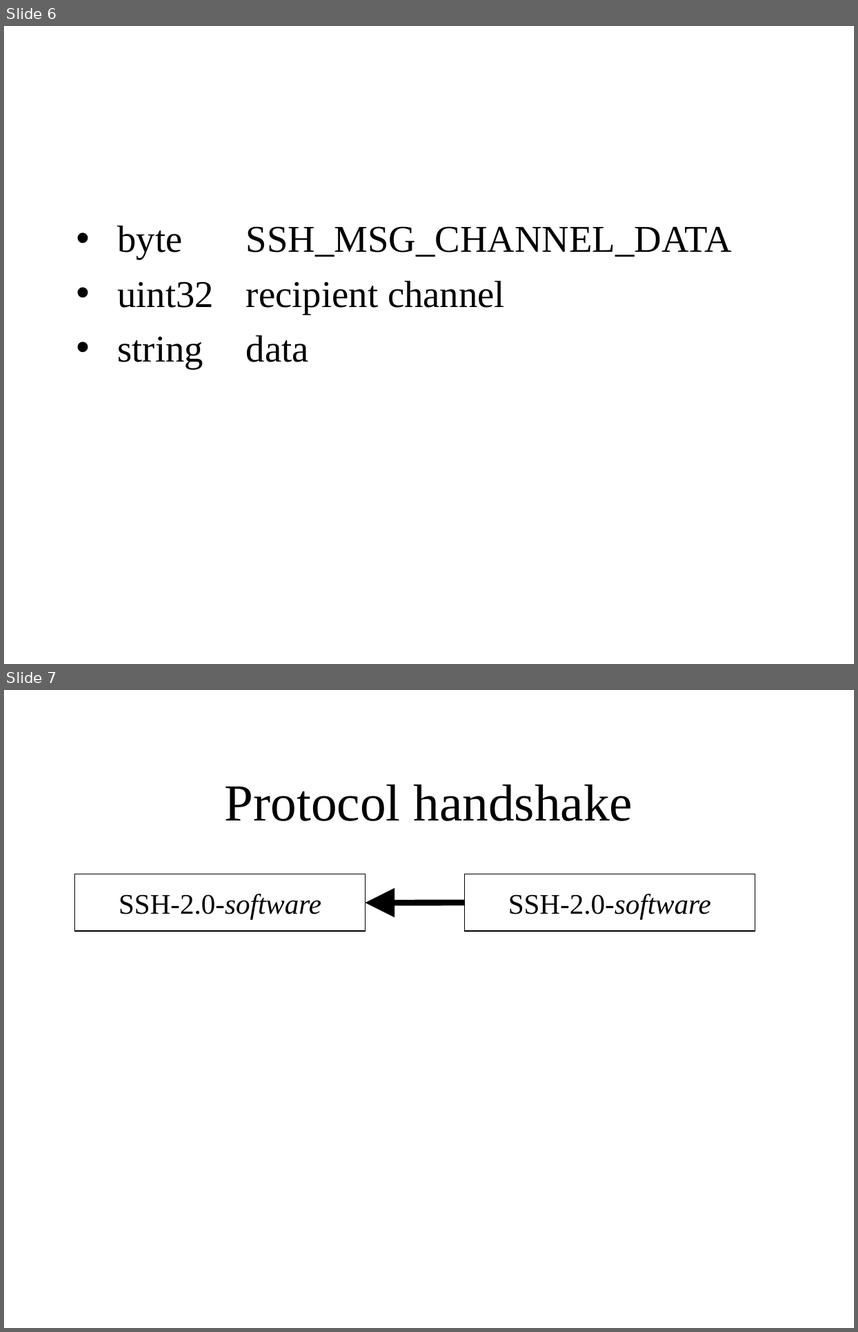
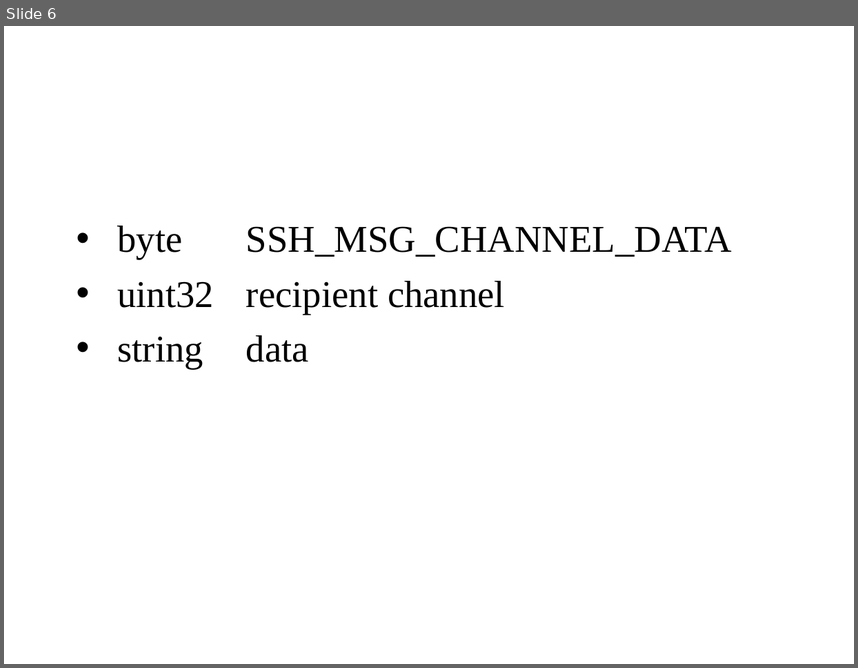
Before and after one commit to lpkruger/sfe-tools, a slide deck: ssh/ssh_proto.ppt. Shown one above the other, each under a label of ours: slides 6 and 7 before the commit, slide 6 after it. The pictures are 858x1332 and 858x668 pixels, drawn with LibreOffice and Linux fonts; fonts in the diff are those of the drawing. Boxes give left, top, right and bottom in pixels: in the first picture for what was removed or moved away, otherwise in the second. Text is boxed around its words. In the diff, an @@ line names an element or a change of style, - is before the commit and + after.

Commit message:
protocol diagrams of init handshake and authentication

```diff
--- a/ssh/ssh_proto.ppt
+++ b/ssh/ssh_proto.ppt
@@ slide 7 removed at [4,690,854,1328], background #FFFFFF @@
@@ title removed at [225,784,633,821] @@
-Protocol handshake
@@ rectangle removed at [74,874,366,931] @@
-SSH-2.0-software
@@ rectangle removed at [465,874,755,931] @@
-SSH-2.0-software
@@ arrow removed from (465, 903) to (366, 903) @@
```
Also in this commit, not shown: 2 slides added.
